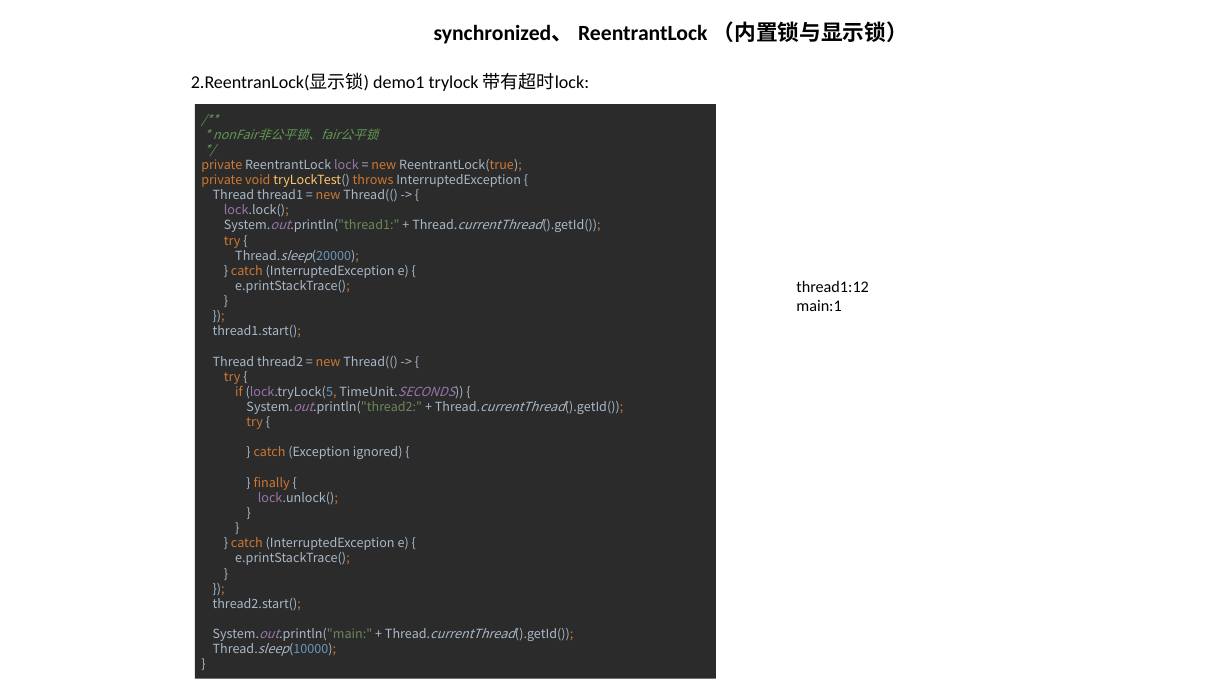
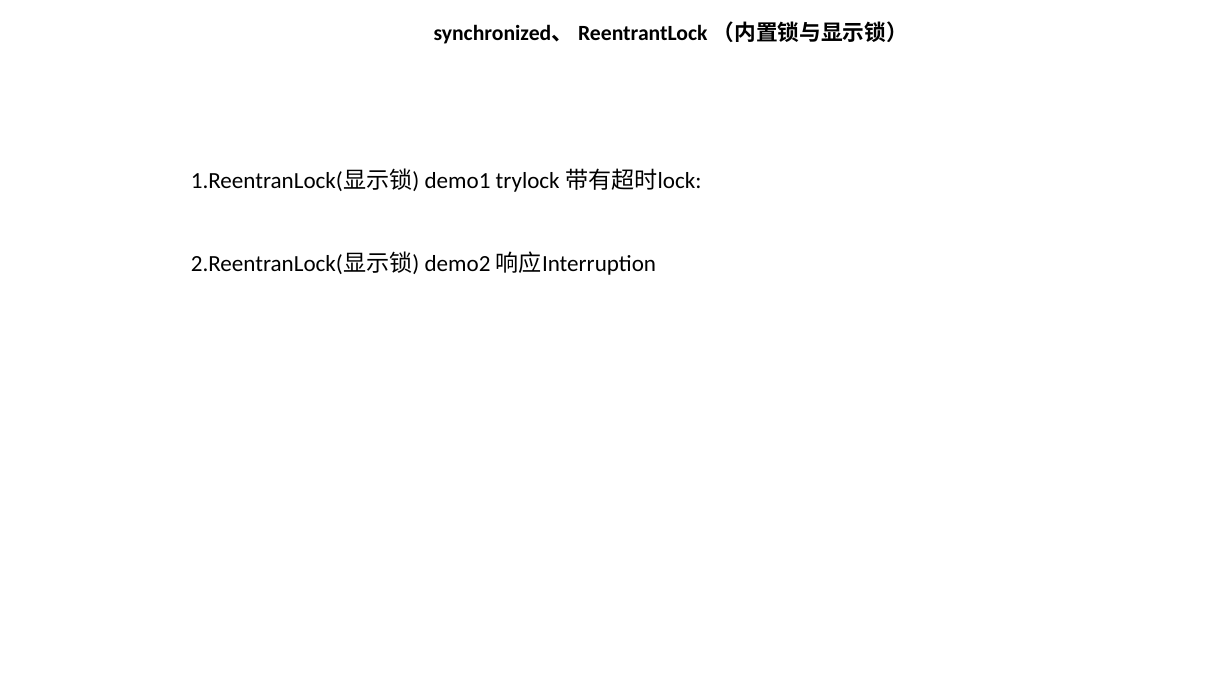
Before and after one commit to huangshumei/concurrentDemo, a slide deck: slide 12 of doc/concurrency-冯建.pptx. Drawn at 1232x693 pixels with LibreOffice and Linux fonts; fonts in the diff are those of the drawing. Boxes give left, top, right and bottom in pixels: in the first picture for what was removed or moved away, otherwise in the second. Text is boxed around its words. In the diff, an @@ line names an element or a change of style, - is before the commit and + after.

```diff
--- a/doc/concurrency-冯建.pptx
+++ b/doc/concurrency-冯建.pptx
@@ rectangle removed at (195,104,716,679) @@
-/**
-* nonFair非公平锁、fair公平锁
-*/
-private ReentrantLock lock = new ReentrantLock(true);
-private void tryLockTest() throws InterruptedException {
-Thread thread1 = new Thread(() -> {
-lock.lock();
-System.out.println("thread1:" + Thread.currentThread().getId());
-try {
-Thread.sleep(20000);
-} catch (InterruptedException e) {
-e.printStackTrace();
-}
-});
-thread1.start();
-Thread thread2 = new Thread(() -> {
-try {
-if (lock.tryLock(5, TimeUnit.SECONDS)) {
-System.out.println("thread2:" + Thread.currentThread().getId());
-try {
-} catch (Exception ignored) {
-} finally {
-lock.unlock();
-}
-}
-} catch (InterruptedException e) {
-e.printStackTrace();
-}
-});
-thread2.start();
-System.out.println("main:" + Thread.currentThread().getId());
-Thread.sleep(10000);
-}
@@ text at (191,168,701,275): text changed; size 14.1 to 18 pt @@
-2.ReentranLock(显示锁) demo1 trylock 带有超时lock:
+1.ReentranLock(显示锁) demo1 trylock 带有超时lock:
+2.ReentranLock(显示锁) demo2 响应Interruption
@@ text removed at (796,280,869,311) @@
-thread1:12
-main:1
```
Also in this commit, not shown: 9 other slides changed, 2 slides removed.
